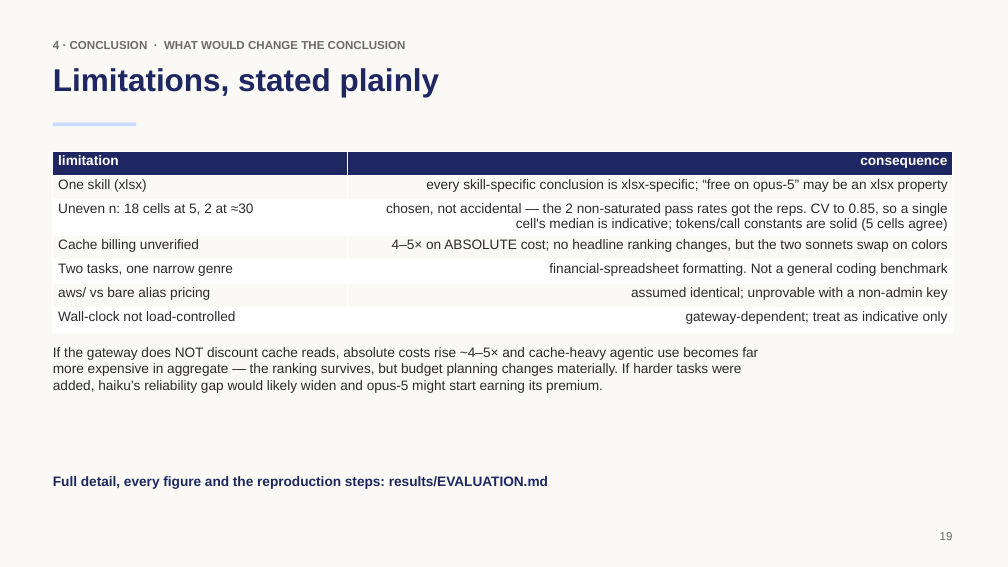
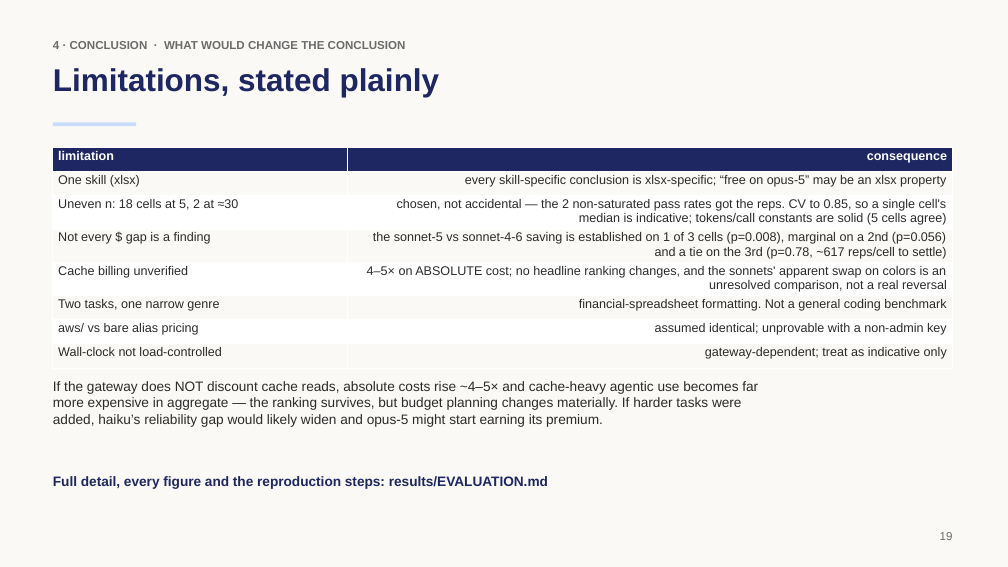
Before and after one commit to rossoctl/autobench-claudecode, a slide deck: slide 19 of results/autobench-claudecode-summary.pptx. Drawn at 1008x567 pixels with LibreOffice and Linux fonts; fonts in the diff are those of the drawing. Boxes give left, top, right and bottom in pixels: in the first picture for what was removed or moved away, otherwise in the second. Text is boxed around its words. In the diff, an @@ line names an element or a change of style, - is before the commit and + after.

```diff
--- a/results/autobench-claudecode-summary.pptx
+++ b/results/autobench-claudecode-summary.pptx
@@ table at <box>53,147,953,363</box> @@
-row 4: Cache billing unverified | 4–5× on ABSOLUTE cost; no headline ranking changes, but the two sonnets swap on colors
+row 4: Not every $ gap is a finding | the sonnet-5 vs sonnet-4-6 saving is established on 1 of 3 cells (p=0.008), marginal on a 2nd (p=0.056) and a tie on the 3rd (p=0.78, ~617 reps/cell to settle)
+row 5: Cache billing unverified | 4–5× on ABSOLUTE cost; no headline ranking changes, and the sonnets' apparent swap on colors is an unresolved comparison, not a real reversal
@@ table: place and size @@
-table at <box>53,151,953,328</box>
+table at <box>53,147,953,363</box>
@@ text "If the gateway does NOT ...": place and size @@
-text "If the gateway does NOT ..." at <box>53,347,758,393</box>
+text "If the gateway does NOT ..." at <box>53,381,758,427</box>
```
Also in this commit, not shown: 3 other slides changed, 4 other files.
